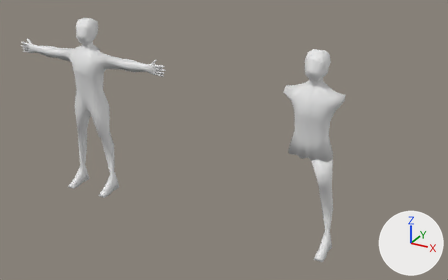
The Blender file Assets/Assets/Limbs/limbs.blend as it was, and as the next commit left it.
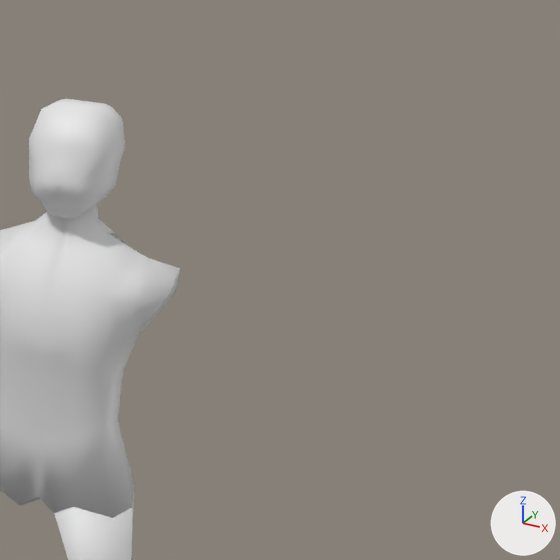
The first picture shows the older version from a 50 mm lens placed at (5.11, -5.74, 3.94), pointed at (1.88, 0.13, 1.01). The close-ups show the older and then the newer version on the part from 66% to 100% of the width and 8% to 62% of the height of that picture. Only the edits that show in the close-ups are written down. Every picture has the same lights, and +X, +Y and +Z are marked at lower right.

Before the edit, the objects in view are built like this:
```python
me_plane_003 = bpy.data.meshes.new('Plane.003')
me_plane_003.from_pydata(...)  # 139 vertices, 170 faces; spans x 0.0..0.966, y -0.077..0.059, z -0.108..0.116
me_plane_003.polygons.foreach_set('use_smooth', [True] * 170)
me_plane_003.materials.append(None)
me_plane_004 = bpy.data.meshes.new('Plane.004')
me_plane_004.from_pydata(...)  # 112 vertices, 118 faces; spans x -0.131..0.131, y -0.12..0.181, z -0.006..0.307
me_plane_004.polygons.foreach_set('use_smooth', [True] * 118)
me_plane_004.materials.append(None)
me_plane_005 = bpy.data.meshes.new('Plane.005')
me_plane_005.from_pydata(...)  # 50 vertices, 62 faces; spans x -0.107..0.189, y -0.27..0.136, z -1.1..0.048
me_plane_005.polygons.foreach_set('use_smooth', [True] * 62)
me_plane_005.materials.append(None)
ob_zombie_arm = bpy.data.objects.new('Zombie.Arm', me_plane_003)
ob_zombie_arm.location = (3.18, 0.044, 1.768)
ob_zombie_arm.hide_set(True)
ob_zombie_head = bpy.data.objects.new('Zombie.Head', me_plane_004)
ob_zombie_head.location = (3.0, 0.018, 1.951)
ob_zombie_leg = bpy.data.objects.new('Zombie.Leg', me_plane_005)
ob_zombie_leg.location = (3.124, 0.021, 1.1)
# also in view: 'Zombie.Body' at (3.0, 0.01, 1.53)
```
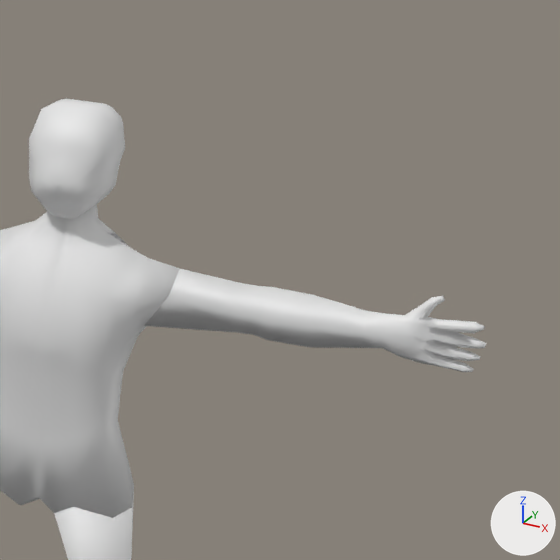
What differs and where, as boxes [x1, y1, x2, y2] in the close-ups (560 x 560 px):
'Zombie.Arm', shown
    after: [144, 269, 487, 372]

The edits, one by one:
Object 'Zombie.Arm' (ob_zombie_arm) is now shown.
